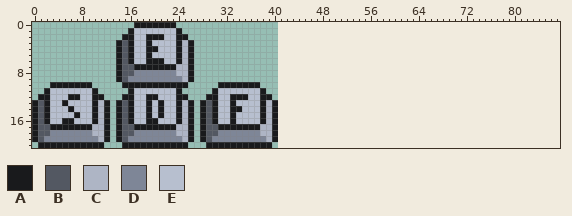
File history of a sprite sheet, images/esdf_keys.png. Above is the file before it was changed.
The file is 41x21 pixels. The old version is drawn lined up with the new one, on the new canvas.
Palette (. is transparent): A #191a1c  B #535862  C #aeb5c5  D #7e8697  E #b7bfcf
Pixels before, first column x 0:
 0 .................AAAAAAA.................
 1 ................AEEEEEEEA................
 2 ...............AAEEAAAEEAA...............
 3 ..............ABAEEAEEEEACA..............
 4 ..............ABAEEAAEEEACA..............
 5 ..............ABAEEAEEEEACA..............
 6 ..............ABAEEAAAEEACA..............
 7 ..............ABBAAAAAAACCA..............
 8 ..............ABBDDDDDDDCCA..............
 9 ..............ABDDDDDDDDDCA..............
10 ...AAAAAAA.....AAAAAAAAAAA.....AAAAAAA...
11 ..AEEEEEEEA.....AEEEEEEEA.....AEEEEEEEA..
12 .AAEEEAAEEAA...AAEEAAEEEAA...AAEEAAAEEAA.
13 ABAEEAEEEEACA.ABAEEAEAEEACA.ABAEEAEEEEACA
14 ABAEEEAEEEACA.ABAEEAEAEEACA.ABAEEAAEEEACA
15 ABAEEEEAEEACA.ABAEEAEAEEACA.ABAEEAEEEEACA
16 ABAEEAAEEEACA.ABAEEAAEEEACA.ABAEEAEEEEACA
17 ABBAAAAAAACCA.ABBAAAAAAACCA.ABBAAAAAAACCA
18 ABBDDDDDDDCCA.ABBDDDDDDDCCA.ABBDDDDDDDCCA
19 ABDDDDDDDDDCA.ABDDDDDDDDDCA.ABDDDDDDDDDCA
20 .AAAAAAAAAAA...AAAAAAAAAAA...AAAAAAAAAAA.
After:
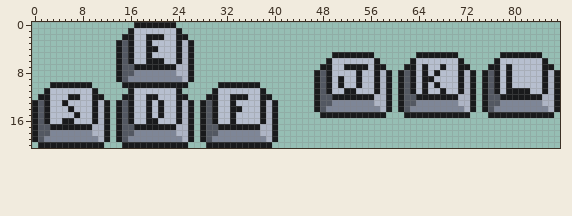
The edit:
canvas 41x21 -> 88x21
Changed rows in their new state; - is an unchanged pixel.
first column x 47:
 5 ---AAAAAAA-------AAAAAAA-------AAAAAAA---
 6 --AEEEEEEEA-----AEEEEEEEA-----AEEEEEEEA--
 7 -AAEEAAAAEAA---AAEAEEAEEAA---AAEAEEEEEAA-
 8 ABAEEEEAEEACA-ABAEAEAEEEACA-ABAEAEEEEEACA
 9 ABAEAEEAEEACA-ABAEAAEEEEACA-ABAEAEEEEEACA
10 ABAEAEEAEEACA-ABAEAEAEEEACA-ABAEAEEEEEACA
11 ABAEEAAEEEACA-ABAEAEEAEEACA-ABAEAAAAEEACA
12 ABBAAAAAAACCA-ABBAAAAAAACCA-ABBAAAAAAACCA
13 ABBDDDDDDDCCA-ABBDDDDDDDCCA-ABBDDDDDDDCCA
14 ABDDDDDDDDDCA-ABDDDDDDDDDCA-ABDDDDDDDDDCA
15 -AAAAAAAAAAA---AAAAAAAAAAA---AAAAAAAAAAA-
Changed places in both pictures, as pixel boxes (x1, y1, x2, y2):
added: (314, 52, 560, 118)
